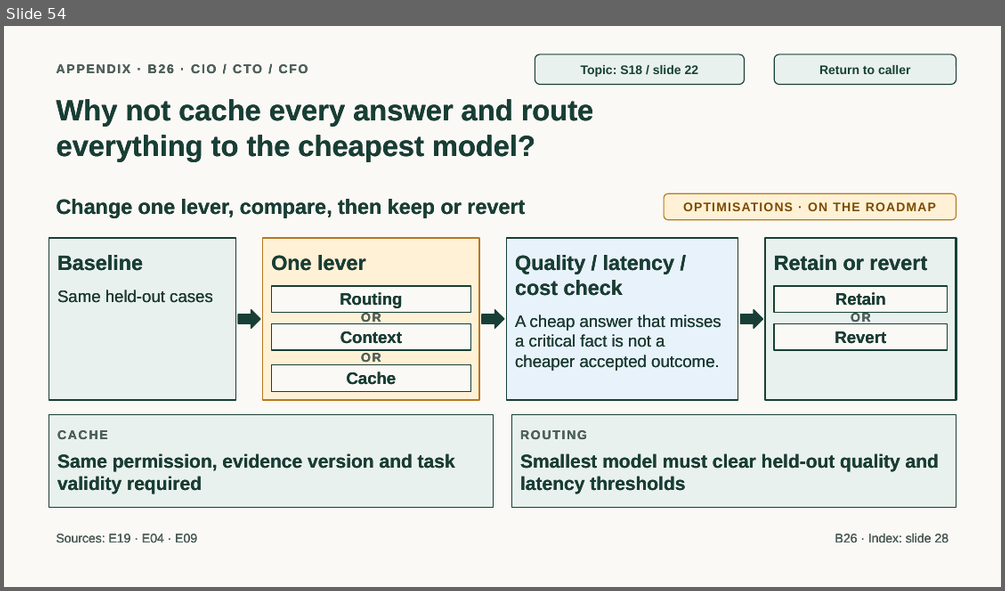
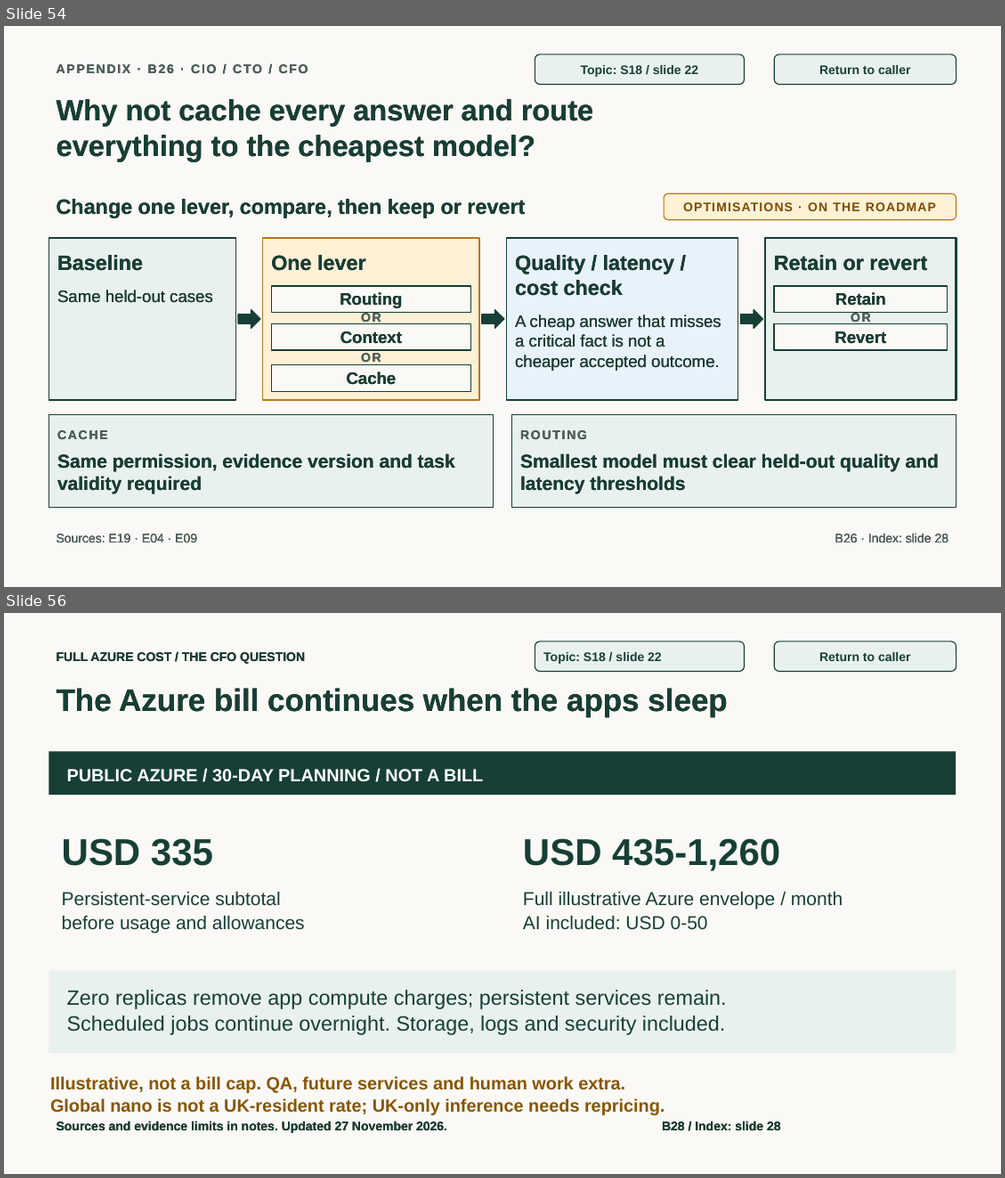
Before and after one commit to jmservera/ama, a slide deck: docs/capstone/deck/zava-forward-cowork-v2-draft.pptx. Shown one above the other, each under a label of ours: slide 54 before the commit, slides 54 and 56 after it; the slides between them are not shown. The pictures are 1005x591 and 1005x1178 pixels, drawn with LibreOffice and Linux fonts; fonts in the diff are those of the drawing. Boxes give left, top, right and bottom in pixels: in the first picture for what was removed or moved away, otherwise in the second. Text is boxed around its words. In the diff, an @@ line names an element or a change of style, - is before the commit and + after.

```diff
--- a/docs/capstone/deck/zava-forward-cowork-v2-draft.pptx
+++ b/docs/capstone/deck/zava-forward-cowork-v2-draft.pptx
@@ slide 56 added at (x1=4, y1=613, x2=1001, y2=1174), background #FAF9F6 @@
@@ text added at (x1=57, y1=652, x2=305, y2=664), 12 pt, text #173F35, bold @@
+FULL AZURE COST / THE CFO QUESTION
@@ rounded rectangle added at (x1=535, y1=641, x2=744, y2=672), fill #E8F1ED, outline #173F35 1 pt, 12 pt, text #173F35, bold @@
+Topic: S18 / slide 22
@@ rounded rectangle added at (x1=774, y1=641, x2=956, y2=672), fill #E8F1ED, outline #173F35 1 pt, 12 pt, text #173F35, bold @@
+Return to caller
@@ text added at (x1=57, y1=688, x2=727, y2=717), 30 pt, text #173F35, bold @@
+The Azure bill continues when the apps sleep
@@ rectangle added at (x1=48, y1=751, x2=956, y2=795), fill #173F35 @@
@@ text added at (x1=67, y1=769, x2=483, y2=782), 17 pt, text #FFFFFF, bold @@
+PUBLIC AZURE / 30-DAY PLANNING / NOT A BILL
@@ text added at (x1=62, y1=838, x2=213, y2=866), 36 pt, text #173F35, bold @@
+USD 335
@@ text added at (x1=523, y1=838, x2=780, y2=871), 36 pt, text #173F35, bold @@
+USD 435-1,260
@@ text added at (x1=62, y1=891, x2=305, y2=933), 18 pt, text #173F35 @@
+Persistent-service subtotal
+before usage and allowances
@@ text added at (x1=523, y1=891, x2=842, y2=930), 18 pt, text #173F35 @@
+Full illustrative Azure envelope / month
+AI included: USD 0-50
@@ rectangle added at (x1=48, y1=971, x2=956, y2=1053), fill #E8F1ED @@
@@ text added at (x1=67, y1=989, x2=727, y2=1035), 20 pt, text #173F35 @@
+Zero replicas remove app compute charges; persistent services remain.
+Scheduled jobs continue overnight. Storage, logs and security included.
@@ text added at (x1=50, y1=1076, x2=664, y2=1116), 17 pt, text #885500, bold @@
+Illustrative, not a bill cap. QA, future services and human work extra.
+Global nano is not a UK-resident rate; UK-only inference needs repricing.
@@ text added at (x1=57, y1=1120, x2=447, y2=1133), 12 pt, text #173F35, bold @@
+Sources and evidence limits in notes. Updated 27 November 2026.
@@ text added at (x1=662, y1=1120, x2=781, y2=1131), 12 pt, text #173F35, bold @@
+B28 / Index: slide 28
```
Also in this commit, not shown: 18 slides changed, 1 other slide added, 2 slides removed, 55 other files.
